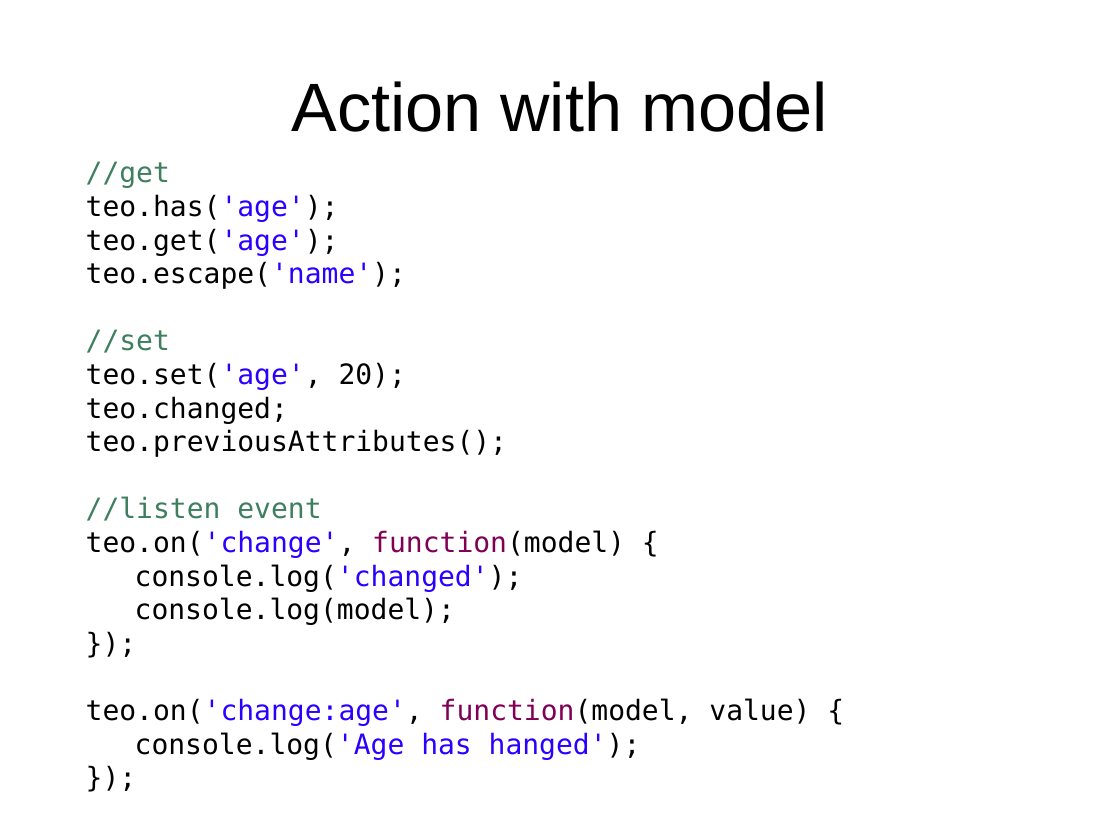
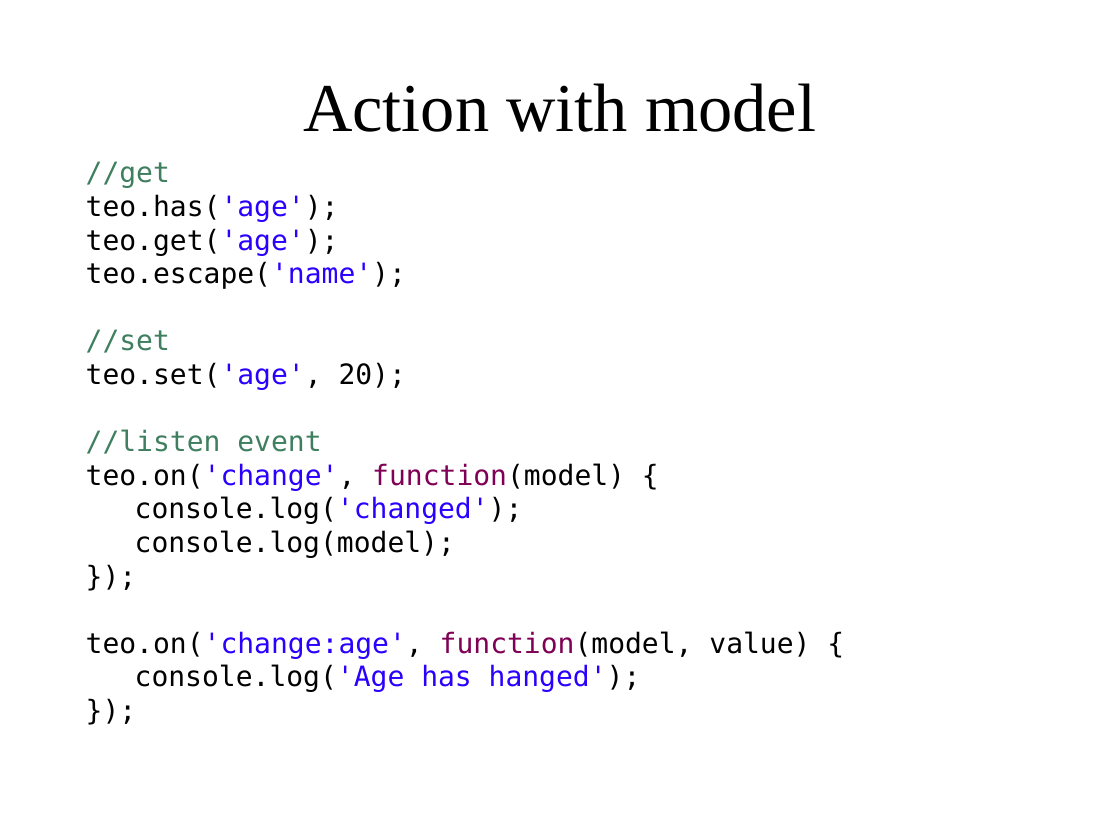
Before and after one commit to maivantan1992/DemoBackBone, a slide deck: slide 7 of DemoBackBone/src/main/resources/Slide/Backbone.pptx. Drawn at 1120x840 pixels with LibreOffice and Linux fonts; fonts in the diff are those of the drawing. Boxes give left, top, right and bottom in pixels: in the first picture for what was removed or moved away, otherwise in the second. Text is boxed around its words. In the diff, an @@ line names an element or a change of style, - is before the commit and + after.

```diff
--- a/DemoBackBone/src/main/resources/Slide/Backbone.pptx
+++ b/DemoBackBone/src/main/resources/Slide/Backbone.pptx
@@ title "Action with model" at (303,83,816,132): font Arial to Times New Roman @@
@@ text at (86,396,507,457): paragraphs removed @@
-teo.changed;
-teo.previousAttributes();
```
Also in this commit, not shown: 17 other slides changed, 2 slides added, 2 slides removed, 1 other file.
